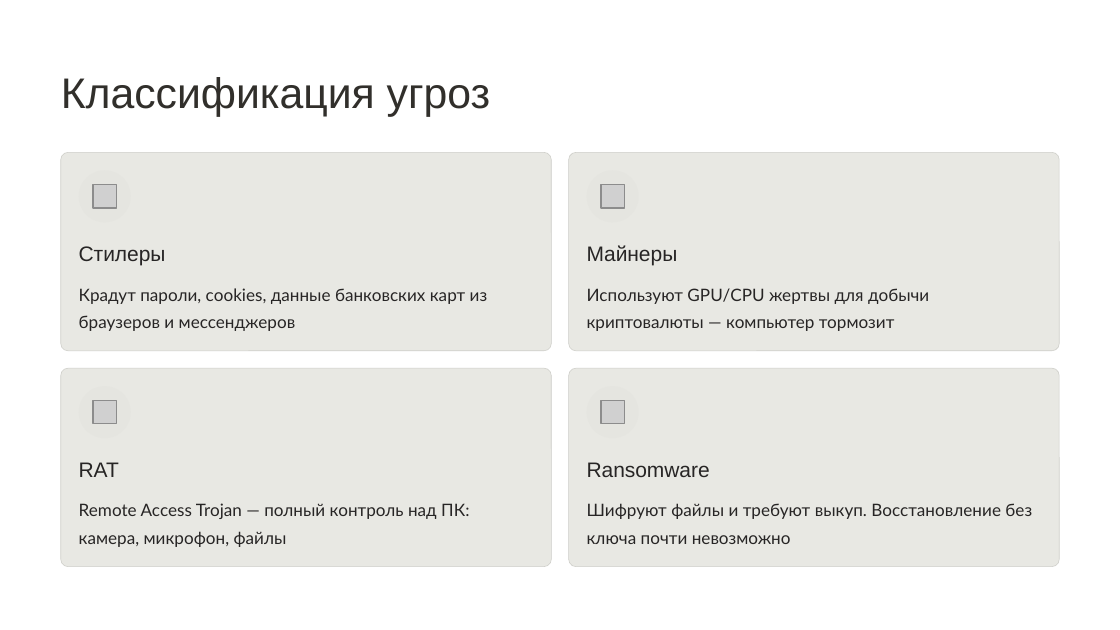
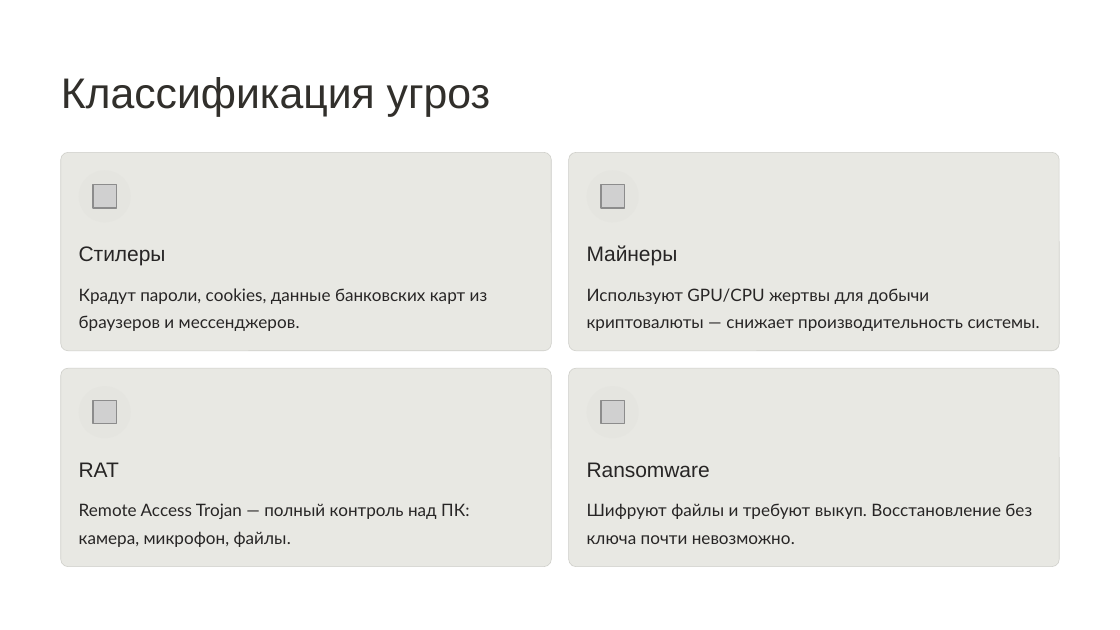
Before and after one commit to Sisulik228/Sipisulik, a slide deck: slide 5 of 000pr.exe.pptx. Drawn at 1120x630 pixels with LibreOffice and Linux fonts; fonts in the diff are those of the drawing; grey boxes stand for pictures; background and template pictures are left out. Boxes give left, top, right and bottom in pixels: in the first picture for what was removed or moved away, otherwise in the second. Text is boxed around its words. In the diff, an @@ line names an element or a change of style, - is before the commit and + after.

```diff
--- a/000pr.exe.pptx
+++ b/000pr.exe.pptx
@@ text at (79,288,488,331): text changed @@
-Крадут пароли, cookies, данные банковских карт из браузеров и мессенджеров
+Крадут пароли, cookies, данные банковских карт из браузеров и мессенджеров.
@@ text at (587,288,1040,331): text changed @@
-Используют GPU/CPU жертвы для добычи криптовалюты — компьютер тормозит
+Используют GPU/CPU жертвы для добычи криптовалюты — снижает производительность системы.
@@ text at (79,503,469,547): text changed @@
-Remote Access Trojan — полный контроль над ПК: камера, микрофон, файлы
+Remote Access Trojan — полный контроль над ПК: камера, микрофон, файлы.
@@ text at (587,503,1032,544): text changed @@
-Шифруют файлы и требуют выкуп. Восстановление без ключа почти невозможно
+Шифруют файлы и требуют выкуп. Восстановление без ключа почти невозможно.
```
Also in this commit, not shown: 6 other slides changed, 4 other files.
